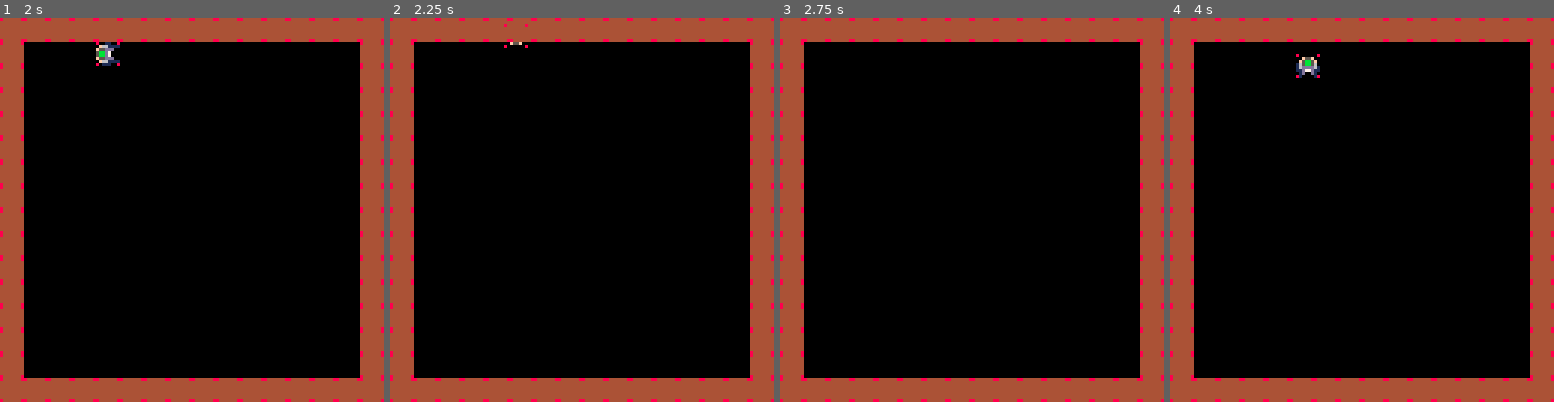
Above: before the commit, frames 1-4 (left to right).
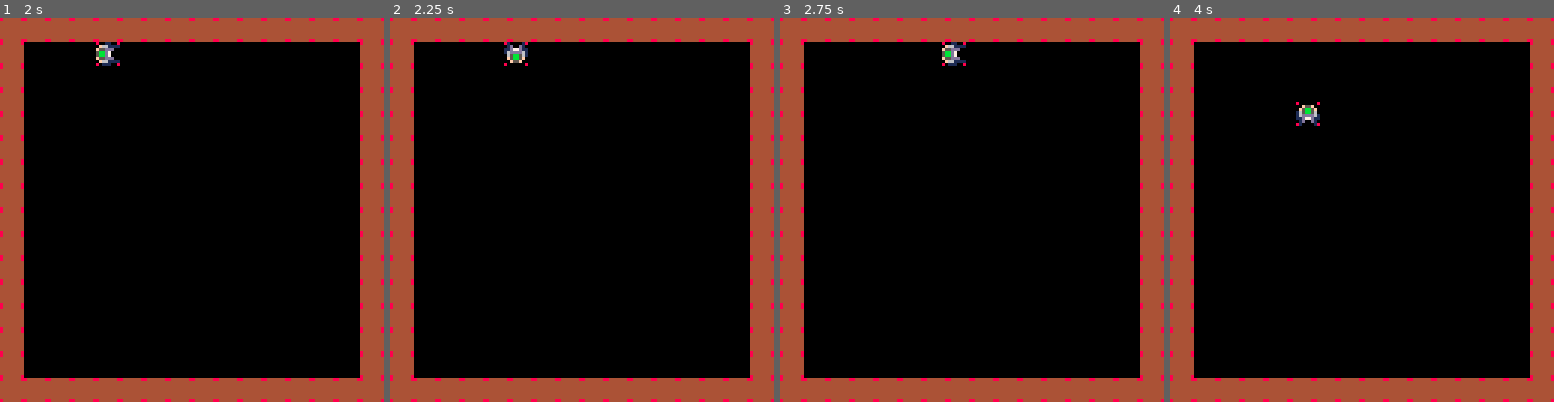
Above: after the commit, the same moments.

Repository: Radonchnk/camera_game
Game: PICO-8 cartridge cameragame.p8
The game is run twice, just before and just after one commit, with the same random seed, the same clock (stepped at 60 frames per second) and the same inputs.
Inputs:
- Up to frame 1 (2 s): hold Right from 1.6 s (still down)
- Up to frame 2 (2.25 s): release Right at 2.1 s; hold Up from 2.15 s (still down)
- Up to frame 3 (2.75 s): release Up at 2.42 s; hold Right from 2.47 s (still down)
- Up to frame 4 (4 s): release Right at 3.03 s; hold Left 3.08-3.58 s; hold Down 3.63-3.97 s

Frame 1 is identical in both runs. In frame 2, 0.3% of the frame differs, in the area x 29-36%, y 1-13%; in frame 3, 0.3%; in frame 4, 0.5%, in the area x 32-40%, y 9-29%.

Commit message:
walls + collision

Diff:
--- a/map/wall_class.lua
+++ b/map/wall_class.lua
@@ -12,10 +12,10 @@
 
     x = obj.x
     y = obj.y
-    width = obj.size
-    height = obj.size
+    obj.width = obj.size
+    obj.height = obj.size
 
-    obj.colission_box = colission_entity:new(x,y,width,height)
+    obj.colission_box = colission_entity:new(x,y,obj.width,obj.height)
 
     return obj
 end
--- a/player/player_class.lua
+++ b/player/player_class.lua
@@ -14,19 +14,42 @@
 
     x = obj.x
     y = obj.y
-    width = obj.size
-    height = obj.size
+    obj.width = obj.size
+    obj.height = obj.size
 
-    obj.colission_box = colission_entity:new(x,y,width,height)
+    obj.colission_box = colission_entity:new(x,y,obj.width,obj.height)
 
     return obj
 end
 
 -- method to move the player
 function player:move(dx, dy)
+
+    log(self.x)
+    log(self.y)
+
+
     self.x += dx * self.speed
     self.y += dy * self.speed
     self.colission_box:offset(dx * self.speed,  dy * self.speed)
+    radius_walls = get_close_elements(self, walls, 16)
+
+    collision = 0
+
+    for i = 1, #radius_walls do
+        if do_collide(self.colission_box, radius_walls[i].colission_box) then
+            colission = 1
+            log("collision")
+        end
+    end
+
+    if colission == 1 then
+        self.x -= dx * self.speed
+        self.y -= dy * self.speed
+        self.colission_box:offset(-dx * self.speed, -dy * self.speed)
+        colission = 0
+    end
+
 end
 
 -- method to draw the player
--- a/utils/collision_engine.lua
+++ b/utils/collision_engine.lua
@@ -39,3 +39,28 @@
     pset(self.x, self.y + self.height - 1, 8)  -- bottom-left corner
     pset(self.x + self.width - 1, self.y + self.height - 1, 8)  -- bottom-right corner
 end
+
+-- get center of collision entity
+function colission_entity:get_center()
+    x = self.x + self.width/2
+    y = self.y + self.height/2
+    return {x, y}
+end
+
+-- disntance between 2 elements
+function vec_dist(vector1, vector2)
+    return sqrt((vector2[1] - vector1[1])^2 + (vector2[2] - vector1[2])^2)
+end
+
+-- discards elements that are not in radius
+function get_close_elements(obj1, obj_list, distance)
+    close_elements = {}
+    for i = 1, #obj_list do
+        center_obj1 = obj1.colission_box:get_center()
+        center_obj2 = obj_list[i].colission_box:get_center()
+        if vec_dist(center_obj1, center_obj2) < distance then
+            add(close_elements, obj_list[i], #close_elements+1)
+        end
+    end
+    return close_elements
+end
Not shown, changed: log.txt
